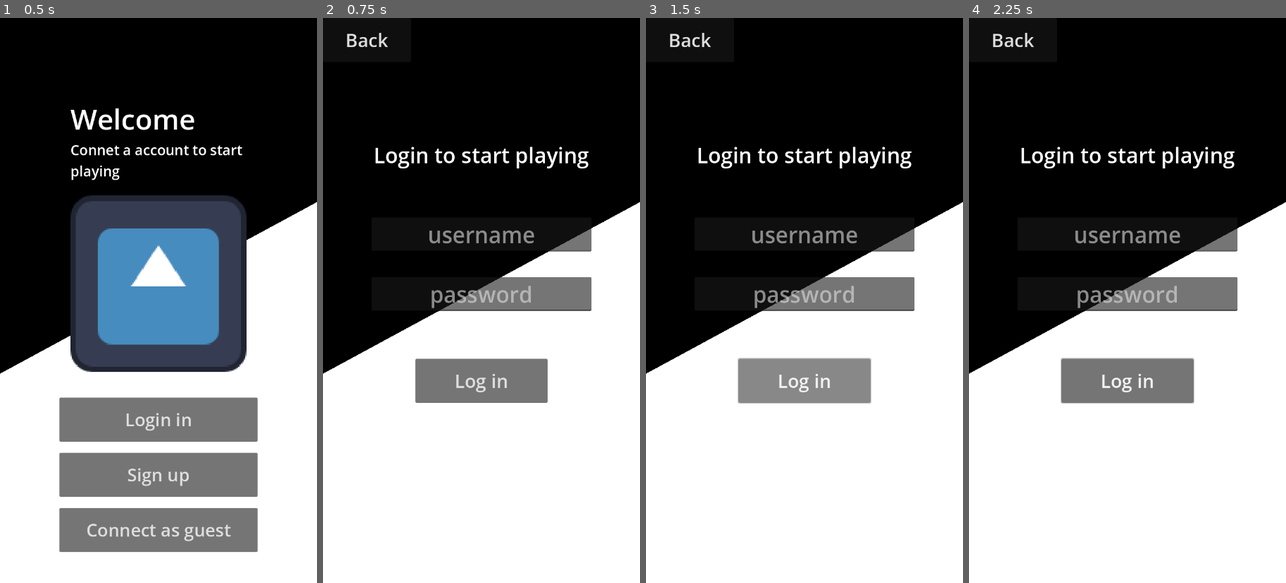
Above: before the commit, frames 1-4 (left to right).
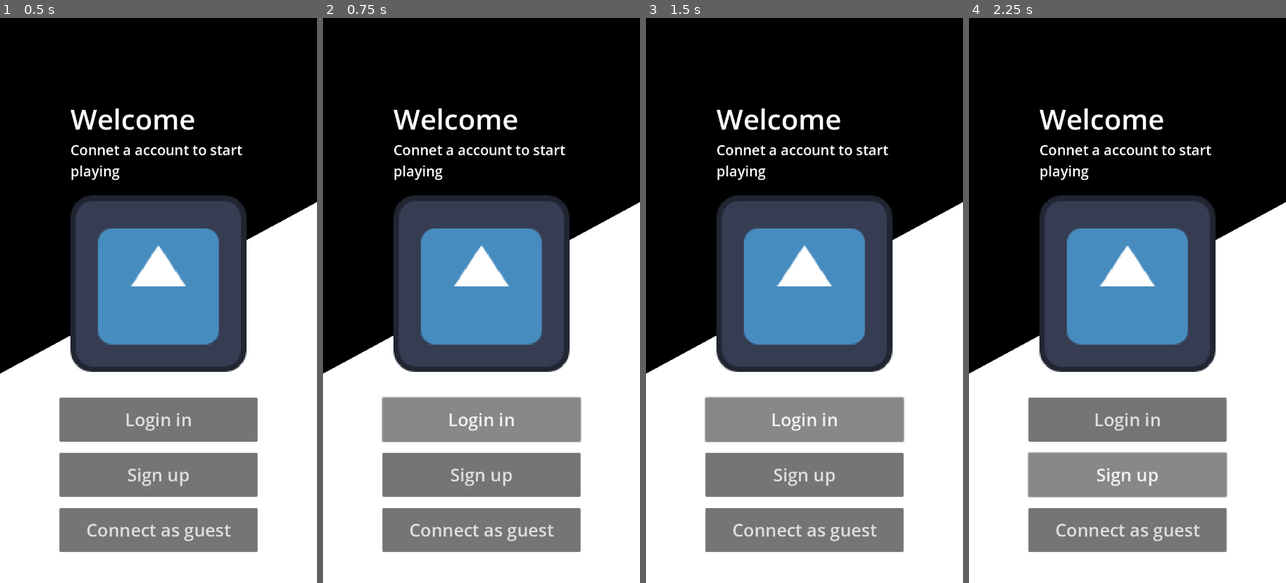
Above: after the commit, the same moments.

Repository: higaslk/godot-guess-the-word
Game: Godot game, scene res://source/client/main_client.tscn
Two runs of this game, one before a commit and one after it. Both use one fixed random seed, a clock stepped at 60 frames per second and the inputs below. This scene is started directly instead of the project's main scene. The engine's default icon, where the game draws it, is replaced by a stand-in: a white triangle on a blue panel in a dark square.
Inputs (mouse positions are in pixels of both pictures, inside the frame that each line leads up to):
- Up to frame 1 (0.5 s): no input
- Up to frame 2 (0.75 s): click "Login in" at 0.5 s
- Up to frame 3 (1.5 s): click "Log in" (after the commit: "Login in") at 1.25 s
- Up to frame 4 (2.25 s): click (1127, 475) at 2 s, where only the run after the commit has a clickable "Sign up"

Frame 1 is identical in both runs. In frame 2, 36% of the frame differs, in the area x 7-85%, y 2-95%; in frame 3, 36%; in frame 4, 36%.
Error after the commit: Parse Error: Too many arguments for "validate_username()" call. Expected at most 1 but received 3. (res://source/client/ui/main_ui.gd:63)

Commit message:
feat(credentials validate) added a method to validate credentials. Also removed extra params in the other methods.

Diff:
--- a/source/shared/utils/auth_utils.gd
+++ b/source/shared/utils/auth_utils.gd
@@ -2,46 +2,65 @@
 extends RefCounted
 
 
-static func validate_password(password: String, min_length: int, max_length: int) -> Dictionary:
-    if password.is_empty():
-        return _result(false, "Please add a password.")
+static var _password_min_length: int = 6
+static var _password_max_length: int = 24
 
-    if password.length() < min_length:
-        return _result(false, "Password need a minimum of %d characters." % min_length)
-
-    if password.length() > max_length:
-        return _result(false, "Password need a maximum of %d characters." % max_length)
-
-    if " " in password:
-        return _result(false, "Ensure password doens't has any space.")
-
-    if not _has_special_char(password):
-        return _result(false, "Password need atleast 1 special character.")
-
-    return _result(true, "")
+static var _username_min_length: int = 3
+static var _username_max_length: int = 10
 
 
-static func validate_username(username: String, min_length: int, max_length: int) -> Dictionary:
-    if username.is_empty():
-        return _result(false, "Please add a username.")
+static func validate_password(password: String) -> Dictionary:
+	if password.is_empty():
+		return _result(false, "Please add a password.")
 
-    if username.length() < min_length:
-        return _result(false, "Username need a minimum of %d characters." % min_length)
+	if password.length() < _password_min_length:
+		return _result(false, "Password need a minimum of %d characters." % _password_min_length)
 
-    if username.length() > max_length:
-        return _result(false, "Username need a maximum of %d characters." % max_length)
+	if password.length() > _password_max_length:
+		return _result(false, "Password need a maximum of %d characters." % _password_max_length)
 
-    if not username.is_valid_ascii_identifier():
-        return _result(false, "Username need to have only letters, digits and underscores.")
+	if " " in password:
+		return _result(false, "Ensure password doens't has any space.")
 
-    return _result(true, "")
+	if not _has_special_char(password):
+		return _result(false, "Password need atleast 1 special character.")
+
+	return _result(true, "")
+
+
+static func validate_username(username: String) -> Dictionary:
+	if username.is_empty():
+		return _result(false, "Please add a username.")
+
+	if username.length() < _username_min_length:
+		return _result(false, "Username need a minimum of %d characters." % _username_min_length)
+
+	if username.length() > _username_max_length:
+		return _result(false, "Username need a maximum of %d characters." % _username_max_length)
+
+	if not username.is_valid_ascii_identifier():
+		return _result(false, "Username need to have only letters, digits and underscores.")
+
+	return _result(true, "")
+
+
+static func validate_credentials(username: String, password: String) -> Dictionary:
+	var result = validate_username(username)
+	if not result["is_valid"]:
+		return result
+
+	result = validate_password(password)
+	if not result["is_valid"]:
+		return result
+
+	return {"is_valid": true, "error_msg": ""}
 
 
 static func _has_special_char(text: String) -> bool:
-    var regex = RegEx.new()
-    regex.compile("[^a-zA-Z\\s]")
-    return regex.search(text) != null
+	var regex = RegEx.new()
+	regex.compile("[^a-zA-Z\\s]")
+	return regex.search(text) != null
 
 
 static func _result(is_valid: bool, msg: String) -> Dictionary:
-    return {'is_valid': is_valid, "error_msg": msg}
+	return {'is_valid': is_valid, "error_msg": msg}
